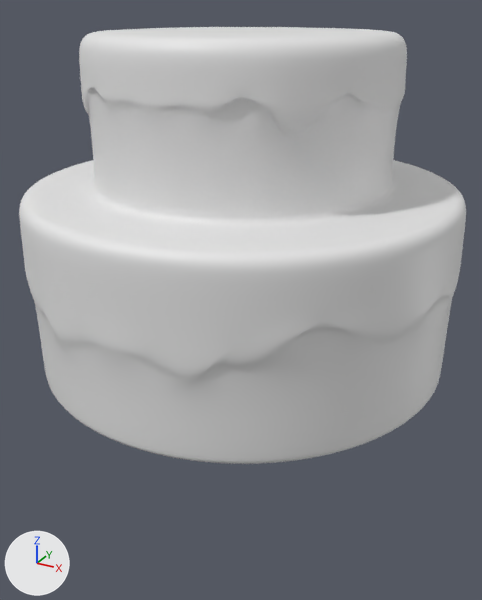
The FBX model MutinyEngineProject/Assets/Models/BakedGoods.fbx, before and after one commit.
Before and after are seen from a camera (50 mm lens) standing at (2.25, -4.12, 2.45) and looking at (0.05, -0.11, 0.45). The axes (+X, +Y, +Z) are drawn at lower left. The lights are the same throughout.

In view in the first picture: 'cake_low'.
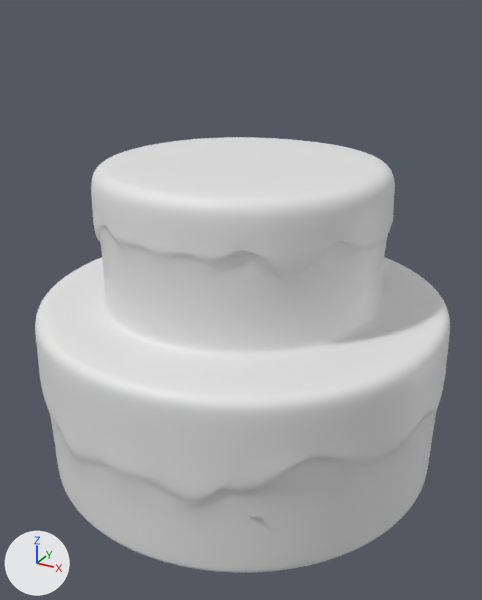
Commit message: Added cros2k16

Pixel boxes [x1, y1, x2, y2] of what changed, in the pictures (482 x 600 px):
'cake_low', mesh moved: before [19, 27, 466, 464]; after [35, 137, 450, 573]
'croissant_low', added: after [249, 513, 263, 521]

Diff of the bpy script that builds the scene:
```diff
--- a/MutinyEngineProject/Assets/Models/BakedGoods.fbx.py
+++ b/MutinyEngineProject/Assets/Models/BakedGoods.fbx.py
@@ me_mesh_001 @@
 me_mesh_001.from_pydata(...)  # 9650 vertices, 9648 faces; spans x -1.54..1.54, y -1.54..1.54, z -0.02..2.31
 # used by ob_cake_low; location = (0.0, 0.0, 0.0)
+# me_mesh_001 part 1: the whole mesh is moved by (0.0, 0.0, -0.85)
@@ me_mesh_1 @@
+me_mesh_1.from_pydata(...)  # 1037 vertices, 2070 faces; spans x -0.59..0.84, y -1.33..1.33, z -0.44..0.48
@@ ob_croissant_low @@
+ob_croissant_low = bpy.data.objects.new('croissant_low', me_mesh_1)
+ob_croissant_low.location = (0.0, 0.0, 0.0)
```
